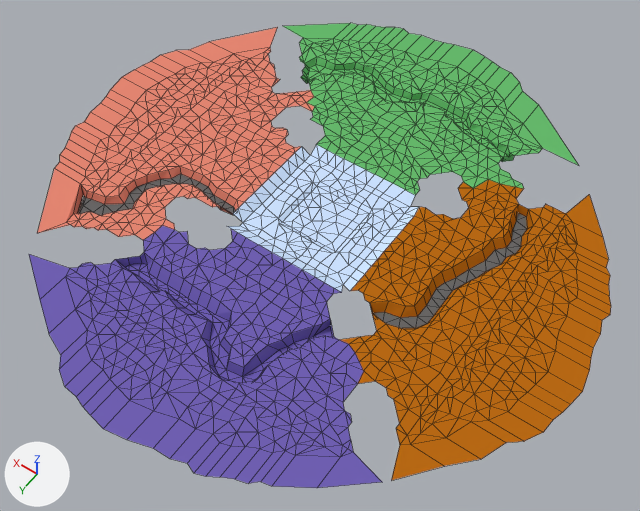
Before and after pictures for a commit that changed the Blender file ProjectLuna/Assets/Models/terrain/ground/new_world_floor_cuts.blend.
One viewpoint serves both versions: a 50 mm lens placed at (-16.9, 24.0, 34.3), pointed at (-0.6, 1.2, -1.4). Lighting does not change. The marker at lower left points along +X, +Y and +Z. Mesh edges are drawn as thin lines.
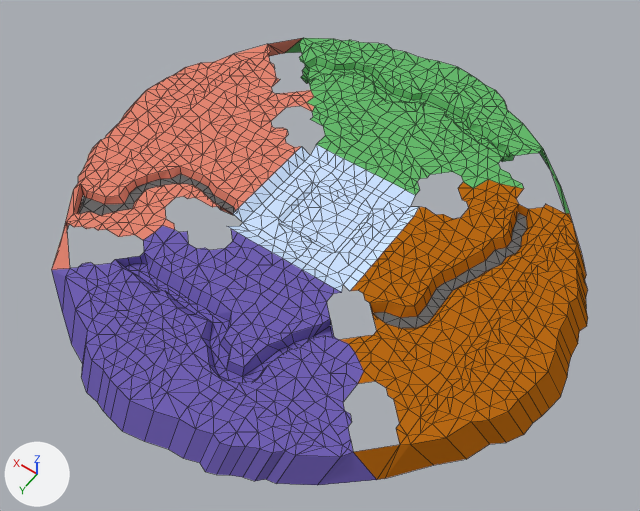
Location of each change, [x1, y1, x2, y2] in pixels of the pictures (640 x 511 px):
'Grid', reshaped (8% narrower)
    before: [29, 23, 611, 488]
    after: [52, 38, 588, 485]

The edits, one by one:
me_grid is used by ob_grid; location (0.0, 0.0, 0.39); scale (10.0, 10.0, 10.0).
me_grid had 1688 vertices, 2577 faces and spanned x -1.51..1.53, y -1.54..1.52, z -0.06..0.01.
me_grid now has 1688 vertices, 2589 faces and spans x -1.43..1.45, y -1.46..1.44, z -0.14..0.01.
Part 1, on me_grid:
6 vertices are removed from x -1.03..1.07, y -1.06..1.05, z 0.01.
10 faces are deleted.
4 vertices in x 1.47..1.53, y -0.15..0.16, z 0.01 move by (-0.08, 0.0, -0.15).
3 vertices in x 1.44..1.47, y 0.08..0.33, z 0.01 move by (-0.07, -0.01, -0.15).
3 vertices in x 1.37..1.41, y 0.38..0.49, z 0.01 move by (-0.07, -0.02, -0.15).
3 vertices in x -0.06..0.14, y 1.5..1.52, z 0.01 move by (0.0, -0.08, -0.15).
3 vertices in x -0.38..-0.18, y 1.45..1.46, z 0.01 move by (0.01, -0.07, -0.15).
3 vertices in x -0.48..-0.34, y 1.4..1.43, z 0.01 move by (0.02, -0.07, -0.15).
67 vertices move from x -1.51..1.52, y -1.54..1.5, z 0.01 to x -1.43..1.44, y -1.46..1.42, z -0.14.
6 vertices are added at (1.03, -0.88, 0.01), (1.01, 0.89, -0.14), (-0.86, -0.98, -0.14), (1.01, -1.01, -0.14), (-0.98, 0.99, -0.14), (0.95, 1.0, -0.14).
14 new faces join them, mat_material_003 (red #e78873).
4 new faces join them, mat_material_002 (green #67bb6c).
2 new faces join them, mat_material_004 (blue #7161b4).
2 new faces join them, mat_material (orange #bb6b15).
